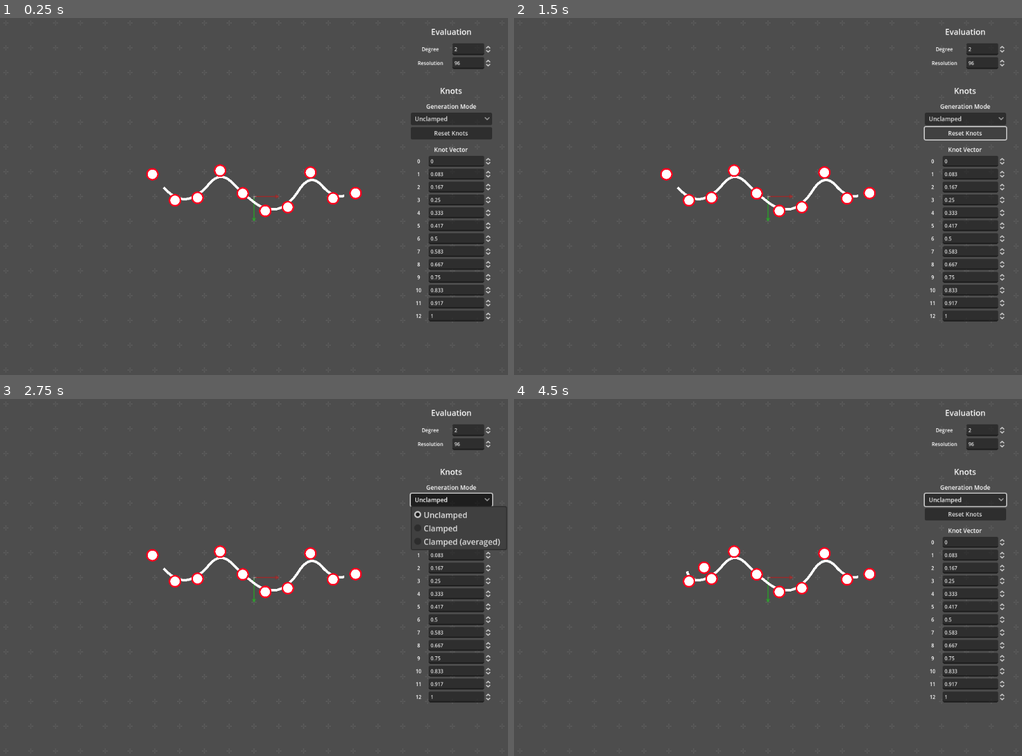
Above: before the commit, frames 1-4 (two rows, left to right).
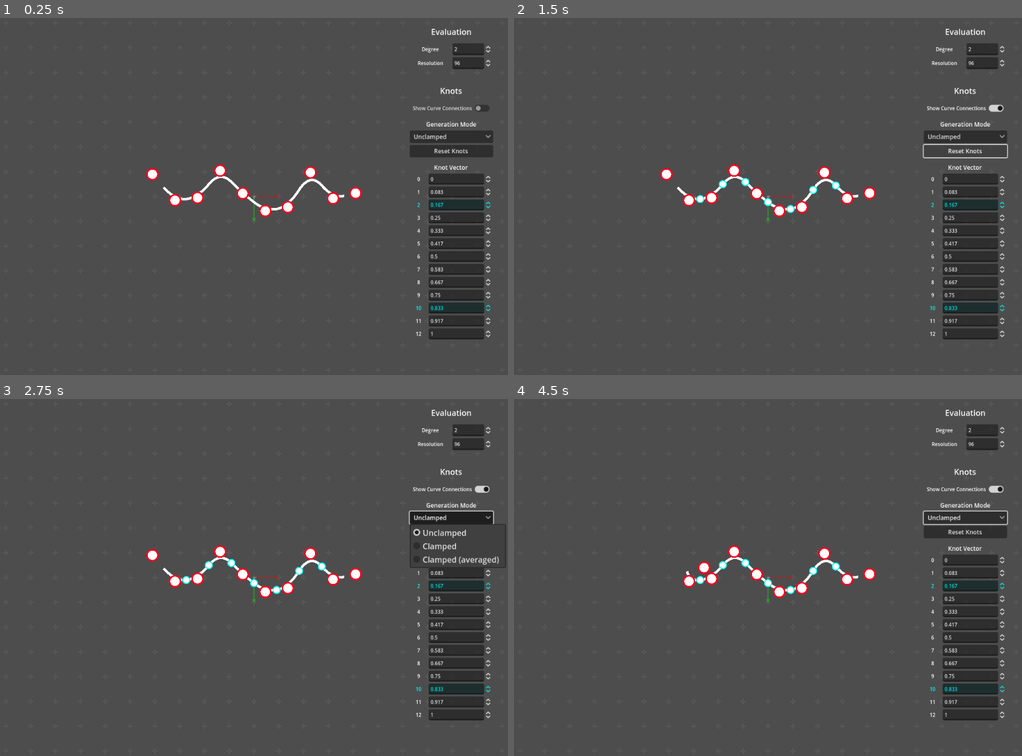
Above: after the commit, the same moments.

Repository: rapfamily4/B-spline-editor
Game: Godot game, scene res://scenes/editor.tscn
Same seed, same stepped clock (60 frames per second), same inputs: the game is played once before the commit and once after it.
Inputs (mouse positions are in pixels of both pictures, inside the frame that each line leads up to):
- Up to frame 1 (0.25 s): no input
- Up to frame 2 (1.5 s): click (966, 107) at 0.5 s, where only the run after the commit has a clickable "Show Curve Connections"; click "Reset Knots" at 1.25 s
- Up to frame 3 (2.75 s): click "Unclamped" at 2 s
- Up to frame 4 (4.5 s): click "Unclamped" at 2.75 s; click "Unclamped" at 3.5 s; tap Enter at 4.25 s; drag from (666, 556) to (778, 591) at 4.27 s

The runs differ from the first frame. In frame 1, 4.2% of the frame differs, in the area x 80-97%, y 24-91%; in frame 2, 4.0%; in frame 3, 4.3%; in frame 4, 4.5%, in the area x 35-98%, y 24-91%.

Commit message:
User can now toggle curve connection markers.
Since last commit, the evaluation range is forced within knots[k] and
knots[n] to simplify the user experience. These knots in particular are
now highlighted in blue in the knot vector.

Diff:
--- a/scenes/control_point/control_point.tscn
+++ b/scenes/control_point/control_point.tscn
@@ -10,6 +10,7 @@
 script = ExtResource("1_y8kwf")
 
 [node name="Sprite2D" type="Sprite2D" parent="."]
+z_index = 1
 scale = Vector2(0.2, 0.2)
 texture = ExtResource("1_cqwun")
 
--- a/scenes/editor.gd
+++ b/scenes/editor.gd
@@ -11,6 +11,9 @@
 
 	ui.resolution_display.spin_box.value = spline.spline_resolution
 	ui.resolution_display.value_edited.connect(_on_resolution_display_edited)
+
+	ui.curve_connections_button.set_pressed_no_signal(spline.show_curve_connection_markers)
+	ui.curve_connections_button.toggled.connect(_on_curve_connections_button_toggled)
 
 	_init_knot_vector(spline.knots)
 	spline.knot_generation_finished.connect(_on_knot_generation_finished)
@@ -39,6 +42,9 @@
 func _on_knot_edited(index: int, value: float) -> void:
 	spline.set_knot(index, value)
 
+func _on_curve_connections_button_toggled(toggled_on: int) -> void:
+	spline.show_curve_connection_markers = toggled_on
+
 func _on_knot_gen_dropdown_selected(value: int) -> void:
 	spline.knots_generation_mode = value as Spline.KnotsGenerationMode
 
@@ -49,6 +55,6 @@
 func _init_knot_vector(knots: Array[float]) -> void:
 	for knot_display: KnotDisplay in ui.knot_vector.get_children():
 		knot_display.knot_edited.disconnect(_on_knot_edited)
-	ui.init_knot_vector(knots)
+	ui.init_knot_vector(knots, spline.spline_degree)
 	for knot_display: KnotDisplay in ui.knot_vector.get_children():
 		knot_display.knot_edited.connect(_on_knot_edited)
--- /dev/null
+++ b/scenes/knot_marker/knot_marker.tscn
@@ -0,0 +1,9 @@
+[gd_scene load_steps=2 format=3 uid="uid://dwaqt3gn0ljg7"]
+
+[ext_resource type="Texture2D" uid="uid://bublflvjgnqtr" path="res://scenes/knot_marker/knot_marker.png" id="1_alfdl"]
+
+[node name="KnotMarker" type="Marker2D"]
+
+[node name="Sprite2D" type="Sprite2D" parent="."]
+scale = Vector2(0.25, 0.25)
+texture = ExtResource("1_alfdl")
--- a/scenes/spline/spline.gd
+++ b/scenes/spline/spline.gd
@@ -15,7 +15,9 @@
 
 @onready var line_renderer: Line2D = $LineRenderer
 @onready var control_points_tree: Node2D = $ControlPoints
+@onready var knot_markers_tree: Node2D = $KnotMarkers
 @onready var control_point_scene: PackedScene = preload("res://scenes/control_point/control_point.tscn")
+@onready var knot_marker_scene: PackedScene = preload("res://scenes/knot_marker/knot_marker.tscn")
 
 var spline_degree: int = 2: # k
 	set(value):
@@ -27,6 +29,10 @@
 		spline_resolution = value
 var knots: Array[float] # It must be normalized in the interval [0, 1].
 var knots_generation_mode: KnotsGenerationMode = KnotsGenerationMode.Unclamped
+var show_curve_connection_markers: bool = false:
+	set(value):
+		knot_markers_tree.visible = value
+		show_curve_connection_markers = value
 var evaluation_min: float = -INF: # a
 	set(value):
 		assert(value >= knots[spline_degree])
@@ -38,14 +44,13 @@
 
 
 func _ready():
+	show_curve_connection_markers = show_curve_connection_markers
 	var window_resolution: Vector2 = get_window().size
 	for i: int in range(CONTROL_POINTS_COUNT):
 		var new_x: float = lerpf(-window_resolution.x * 0.2, window_resolution.x * 0.2, float(i) / float(CONTROL_POINTS_COUNT - 1))
 		var new_y: float = randf_range(-window_resolution.y * 0.075, window_resolution.y * 0.075)
 		add_control_point(Vector2(new_x, new_y))
-
 	generate_knots()
-	update_curve()
 
 func _process(_delta):
 	pass
@@ -80,8 +85,13 @@
 	evaluation_max = knots[CONTROL_POINTS_COUNT]
 	print("Set evaluation range:\t[" + str(evaluation_min) + ", " + str(evaluation_max) + "]")
 
+	for marker: Marker2D in knot_markers_tree.get_children():
+		marker.free()
+	for i: int in range(knots.size() - 2 * spline_degree - 2):
+		knot_markers_tree.add_child(knot_marker_scene.instantiate())
+
+	update_curve()
 	knot_generation_finished.emit(knots)
-	update_curve()
 
 func set_knot(index: int, value: float) -> void:
 	knots[index] = value
@@ -96,6 +106,10 @@
 	for i: int in range(spline_resolution):
 		var evaluation_point: float = lerpf(evaluation_min, evaluation_max, float(i) / float(spline_resolution - 1))
 		line_renderer.add_point(evaluate_curve(evaluation_point))
+
+	for i: int in range(spline_degree + 1, knots.size() - spline_degree - 1):
+		var marker: Marker2D = knot_markers_tree.get_child(i - spline_degree - 1)
+		marker.position = evaluate_curve(knots[i])
 
 func evaluate_curve(evaluation_point: float) -> Vector2:
 	assert(evaluation_min < evaluation_point or is_equal_approx(evaluation_min, evaluation_point))
--- a/scenes/spline/spline.tscn
+++ b/scenes/spline/spline.tscn
@@ -9,3 +9,5 @@
 width = 5.0
 
 [node name="ControlPoints" type="Node2D" parent="."]
+
+[node name="KnotMarkers" type="Node2D" parent="."]
--- a/scenes/ui/knot_display.tscn
+++ b/scenes/ui/knot_display.tscn
@@ -1,7 +1,8 @@
-[gd_scene load_steps=3 format=3 uid="uid://bsk4guawix38j"]
+[gd_scene load_steps=4 format=3 uid="uid://bsk4guawix38j"]
 
 [ext_resource type="PackedScene" uid="uid://bcmfe1ygw6dxc" path="res://scenes/ui/number_display.tscn" id="1_0tjbt"]
 [ext_resource type="Script" path="res://scenes/ui/knot_display.gd" id="1_kyyrb"]
+[ext_resource type="Theme" uid="uid://126nf5lrm2ge" path="res://scenes/ui/normal_spinbox_theme.tres" id="3_vex2p"]
 
 [node name="KnotDisplay" instance=ExtResource("1_0tjbt")]
 script = ExtResource("1_kyyrb")
@@ -11,3 +12,4 @@
 
 [node name="SpinBox" parent="." index="1"]
 custom_minimum_size = Vector2(128, 20)
+theme = ExtResource("3_vex2p")
--- /dev/null
+++ b/scenes/ui/normal_spinbox_theme.tres
@@ -0,0 +1,4 @@
+[gd_resource type="Theme" format=3 uid="uid://126nf5lrm2ge"]
+
+[resource]
+LineEdit/font_sizes/font_size = 10
--- a/scenes/ui/ui.gd
+++ b/scenes/ui/ui.gd
@@ -3,12 +3,15 @@
 
 @onready var degree_display: NumberDisplay = %DegreeDisplay
 @onready var resolution_display: NumberDisplay = %ResolutionDisplay
-@onready var knot_vector: Control = %KnotVector
+@onready var curve_connections_button: CheckButton = %CurveConnectionsButton
 @onready var knot_gen_dropdown: OptionButton = %KnotGenDropdown
 @onready var knot_gen_button: Button = %KnotGenButton
+@onready var knot_vector: Control = %KnotVector
 @onready var knot_display_scene: PackedScene = preload("res://scenes/ui/knot_display.tscn")
 
-func init_knot_vector(knots: Array[float]) -> void:
+@export var evaluation_extreme_color: Color = Color(0, 1, 1)
+
+func init_knot_vector(knots: Array[float], degree: int) -> void:
 	for knot_display: KnotDisplay in knot_vector.get_children():
 		knot_vector.remove_child(knot_display)
 	for i: int in range(knots.size()):
@@ -17,6 +20,8 @@
 		knot_display.startup_label_text = str(i)
 		knot_vector.add_child(knot_display)
 		knot_display.spin_box.set_value_no_signal(float(knots[i]))
+		if i == degree or i == knots.size() - degree - 1:
+			knot_display.modulate = evaluation_extreme_color
 
 func refresh_knot_vector(knots: Array[float]) -> void:
 	for i: int in range(knots.size()):
--- a/scenes/ui/ui.tscn
+++ b/scenes/ui/ui.tscn
@@ -6,6 +6,9 @@
 [sub_resource type="LabelSettings" id="LabelSettings_ftg48"]
 
 [sub_resource type="LabelSettings" id="LabelSettings_rj8bn"]
+
+[sub_resource type="Theme" id="Theme_2ho17"]
+CheckButton/font_sizes/font_size = 10
 
 [sub_resource type="LabelSettings" id="LabelSettings_2aiiu"]
 font_size = 12
@@ -82,6 +85,17 @@
 custom_minimum_size = Vector2(0, 4)
 layout_mode = 2
 
+[node name="CurveConnectionsButton" type="CheckButton" parent="ScrollContainer/SideBar"]
+unique_name_in_owner = true
+layout_mode = 2
+theme = SubResource("Theme_2ho17")
+text = "Show Curve Connections"
+
+[node name="Separator3" type="HSeparator" parent="ScrollContainer/SideBar"]
+modulate = Color(1, 1, 1, 0)
+custom_minimum_size = Vector2(0, 4)
+layout_mode = 2
+
 [node name="KnotGenLabel" type="Label" parent="ScrollContainer/SideBar"]
 layout_mode = 2
 text = "Generation Mode"
@@ -107,7 +121,7 @@
 theme = SubResource("Theme_5kwc2")
 text = "Reset Knots"
 
-[node name="Separator3" type="HSeparator" parent="ScrollContainer/SideBar"]
+[node name="Separator4" type="HSeparator" parent="ScrollContainer/SideBar"]
 modulate = Color(1, 1, 1, 0)
 custom_minimum_size = Vector2(0, 4)
 layout_mode = 2
Binary file added: scenes/knot_marker/knot_marker.png
Not shown, added: scenes/knot_marker/knot_marker.png.import
Not shown: 1 places in scenes/ui/ui.tscn that only renumber resources
